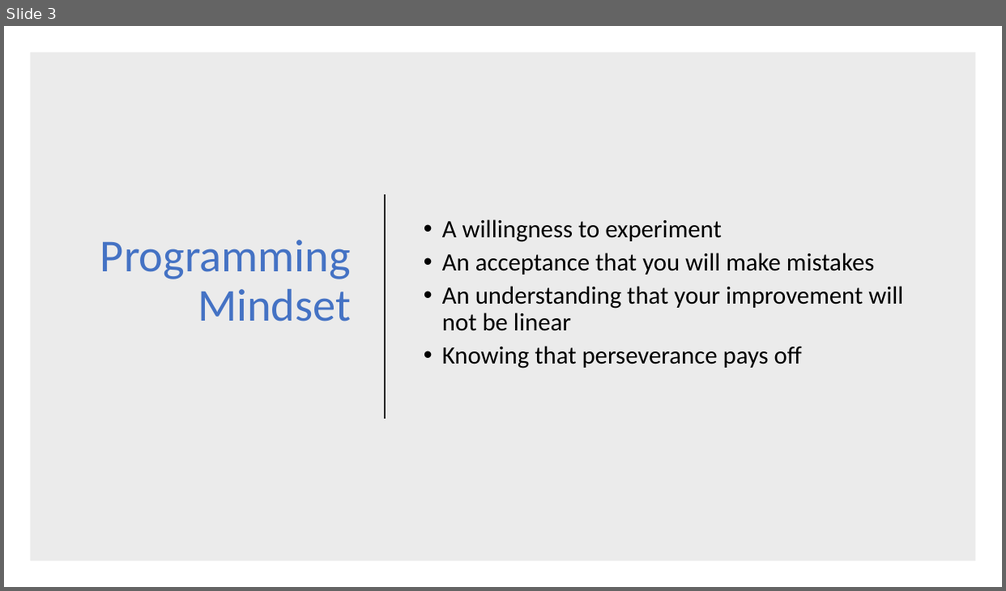
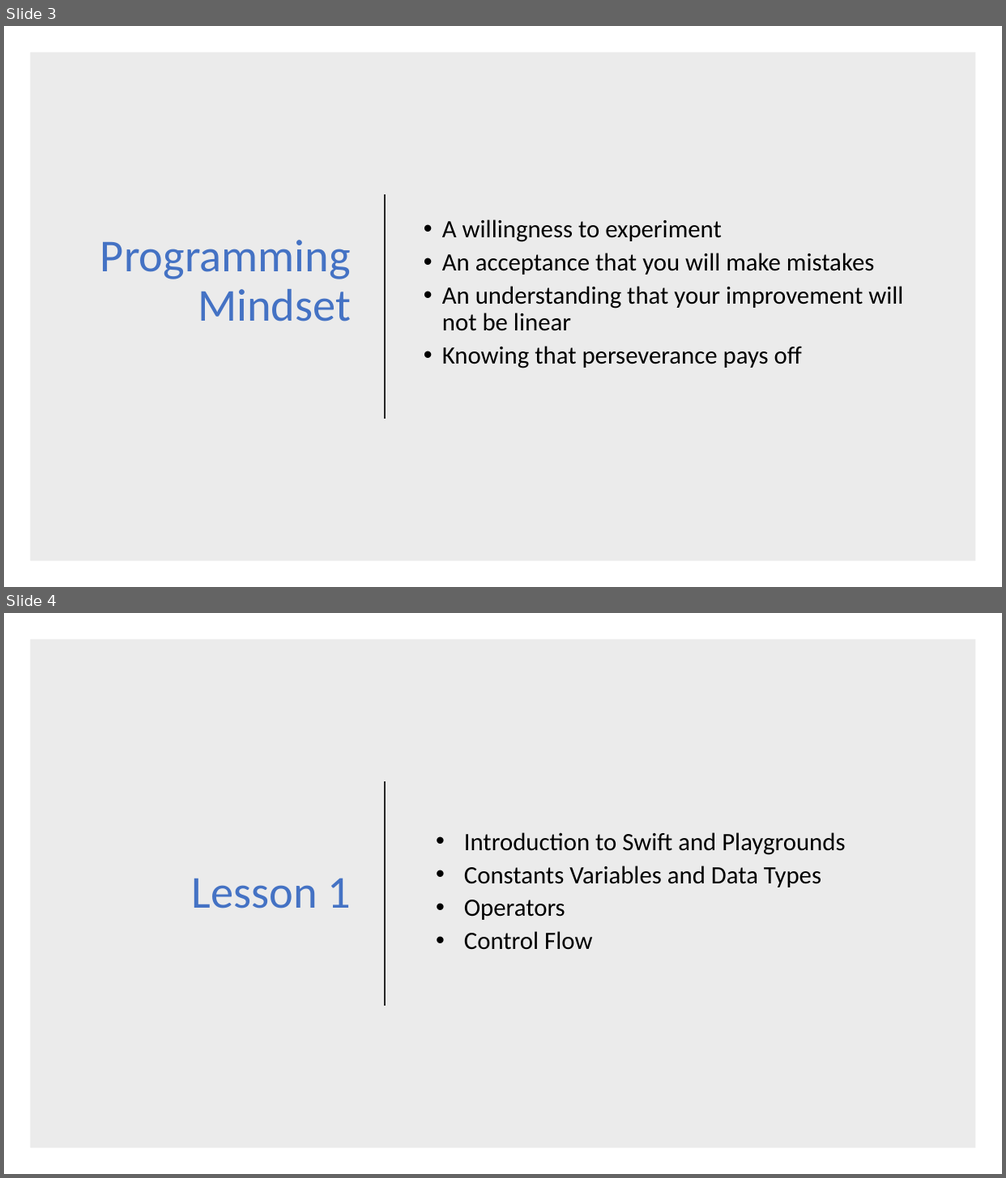
Before and after one commit to dtrikam1/unitec-app-development-with-swift, a slide deck: Lesson 1/Section 1/Unitec - Training Plan (Lesson 1).pptx. Shown one above the other, each under a label of ours: slide 3 before the commit, slides 3 and 4 after it. The pictures are 1006x591 and 1006x1178 pixels, drawn with LibreOffice and Linux fonts; fonts in the diff are those of the drawing. Boxes give left, top, right and bottom in pixels: in the first picture for what was removed or moved away, otherwise in the second. Text is boxed around its words. In the diff, an @@ line names an element or a change of style, - is before the commit and + after.

```diff
--- a/Lesson 1/Section 1/Unitec - Training Plan (Lesson 1).pptx
+++ b/Lesson 1/Section 1/Unitec - Training Plan (Lesson 1).pptx
@@ slide 4 added at (4,613,1002,1174), background #FFFFFF @@
@@ rectangle added at (30,639,976,1148), fill #000000 at 8% opacity @@
@@ line added from (385, 781) to (385, 1006), #262626 1.5 pt @@
@@ text added at (464,833,845,950), 24 pt, text #000000 @@
+• Introduction to Swift and Playgrounds
+• Constants Variables and Data Types
+• Operators
+• Control Flow
@@ text added at (192,878,351,909), 44 pt, text #4472C4 @@
+Lesson 1
```
Also in this commit, not shown: 5 slides removed, 5 other files.
